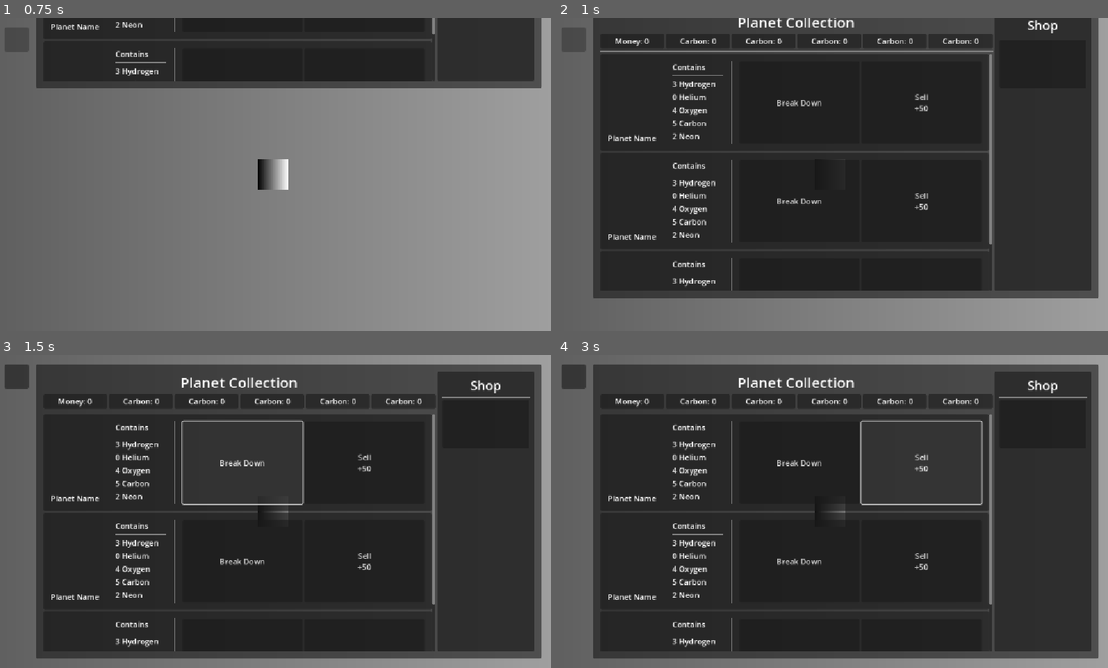
Above: before the commit, frames 1-4 (two rows, left to right).
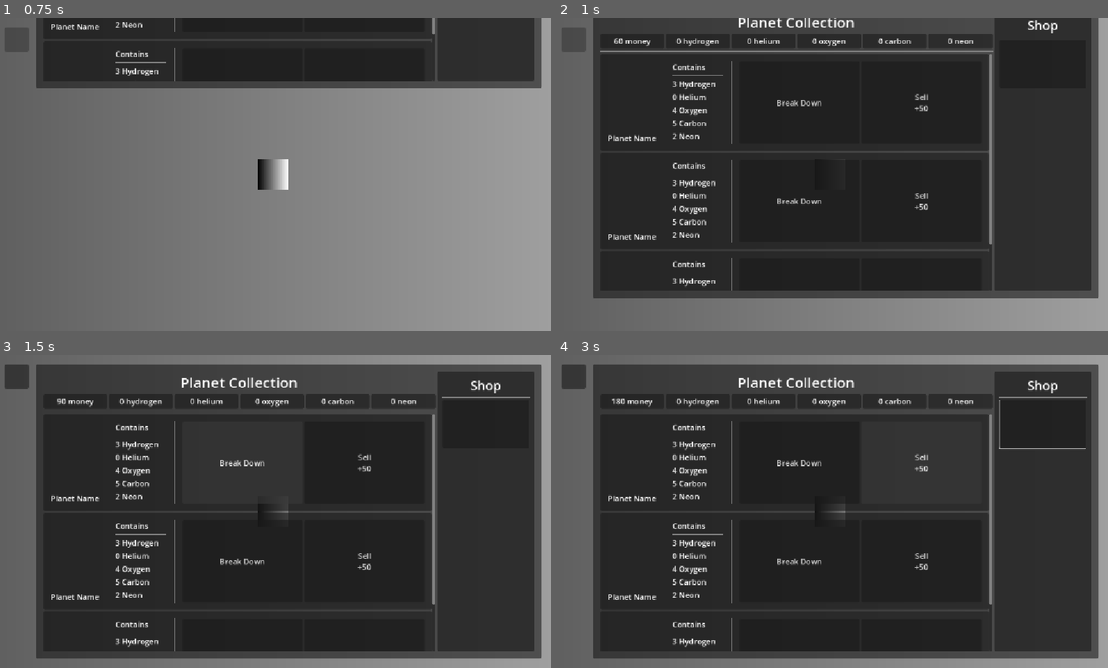
Above: after the commit, the same moments.

Repository: appellatebaton0/siege-7
Game: Godot game, scene res://scenes/main.tscn
The game is run twice, just before and just after one commit, with the same random seed, the same clock (stepped at 60 frames per second) and the same inputs.
Inputs (mouse positions are in pixels of both pictures, inside the frame that each line leads up to):
- Up to frame 1 (0.75 s): click (16, 39) at 0.5 s
- Up to frame 2 (1 s): no input
- Up to frame 3 (1.5 s): click "Break Down" at 1.25 s
- Up to frame 4 (3 s): click (1041, 423) at 2.02 s; click "Sell +50" at 2.75 s

Frame 1 is identical in both runs. In frame 2, 0.4% of the frame differs, in the area x 10-77%, y 6-9%; in frame 3, 0.9%; in frame 4, 1.0%, in the area x 9-96%, y 13-48%.

Commit message:
v0.8 - Accurate Menu Values
Made the money/element values on the menu accurately reflect what they should be, and even lerp to what they should be.

Diff:
--- a/project.godot
+++ b/project.godot
@@ -14,6 +14,10 @@
 run/main_scene="uid://cxeqhh6h3y3x4"
 config/features=PackedStringArray("4.5", "Forward Plus")
 config/icon="res://icon.svg"
+
+[autoload]
+
+Global="*res://scripts/global.gd"
 
 [display]
 
--- a/scenes/main.tscn
+++ b/scenes/main.tscn
@@ -1,10 +1,11 @@
-[gd_scene load_steps=18 format=3 uid="uid://cxeqhh6h3y3x4"]
+[gd_scene load_steps=19 format=3 uid="uid://cxeqhh6h3y3x4"]
 
 [ext_resource type="Script" uid="uid://dt4w43fklbmmx" path="res://scripts/player.gd" id="1_o5qli"]
 [ext_resource type="Script" uid="uid://cls3yti8p1cky" path="res://scripts/camera.gd" id="2_0wfyh"]
 [ext_resource type="Script" uid="uid://cbcfhipgni0wp" path="res://scripts/planet.gd" id="2_sugp2"]
 [ext_resource type="Script" uid="uid://b3fnuhhpqy63i" path="res://scripts/menu_button.gd" id="4_jyhfs"]
 [ext_resource type="PackedScene" uid="uid://bpc6htgewgatx" path="res://scenes/planet_entry.tscn" id="5_tbgi4"]
+[ext_resource type="Script" uid="uid://cueelmux5u415" path="res://scripts/tray.gd" id="5_tefeu"]
 
 [sub_resource type="Gradient" id="Gradient_sugp2"]
 
@@ -54,7 +55,7 @@
 tracks/1/type = "value"
 tracks/1/imported = false
 tracks/1/enabled = true
-tracks/1/path = NodePath("HUD/HBoxContainer/Control/Panel:position")
+tracks/1/path = NodePath("HUD/HBoxContainer/Tray/Panel:position")
 tracks/1/interp = 2
 tracks/1/loop_wrap = true
 tracks/1/keys = {
@@ -70,7 +71,7 @@
 tracks/0/type = "value"
 tracks/0/imported = false
 tracks/0/enabled = true
-tracks/0/path = NodePath("HUD/HBoxContainer/Control/Panel:position")
+tracks/0/path = NodePath("HUD/HBoxContainer/Tray/Panel:position")
 tracks/0/interp = 2
 tracks/0/loop_wrap = true
 tracks/0/keys = {
@@ -97,7 +98,7 @@
 tracks/0/type = "value"
 tracks/0/imported = false
 tracks/0/enabled = true
-tracks/0/path = NodePath("HUD/HBoxContainer/Control/Panel:position")
+tracks/0/path = NodePath("HUD/HBoxContainer/Tray/Panel:position")
 tracks/0/interp = 1
 tracks/0/loop_wrap = true
 tracks/0/keys = {
@@ -219,11 +220,12 @@
 script = ExtResource("4_jyhfs")
 animator = NodePath("../../../AnimationPlayer")
 
-[node name="Control" type="Control" parent="CanvasLayer/UI/HUD/HBoxContainer"]
-layout_mode = 2
-size_flags_horizontal = 3
-
-[node name="Panel" type="Panel" parent="CanvasLayer/UI/HUD/HBoxContainer/Control"]
+[node name="Tray" type="Control" parent="CanvasLayer/UI/HUD/HBoxContainer"]
+layout_mode = 2
+size_flags_horizontal = 3
+script = ExtResource("5_tefeu")
+
+[node name="Panel" type="Panel" parent="CanvasLayer/UI/HUD/HBoxContainer/Tray"]
 layout_mode = 1
 anchors_preset = 15
 anchor_right = 1.0
@@ -234,7 +236,7 @@
 grow_vertical = 2
 size_flags_horizontal = 3
 
-[node name="MarginContainer" type="MarginContainer" parent="CanvasLayer/UI/HUD/HBoxContainer/Control/Panel"]
+[node name="MarginContainer" type="MarginContainer" parent="CanvasLayer/UI/HUD/HBoxContainer/Tray/Panel"]
 layout_mode = 1
 anchors_preset = 15
 anchor_right = 1.0
@@ -246,138 +248,138 @@
 theme_override_constants/margin_right = 15
 theme_override_constants/margin_bottom = 15
 
-[node name="HBoxContainer" type="HBoxContainer" parent="CanvasLayer/UI/HUD/HBoxContainer/Control/Panel/MarginContainer"]
-layout_mode = 2
-
-[node name="Planets" type="VBoxContainer" parent="CanvasLayer/UI/HUD/HBoxContainer/Control/Panel/MarginContainer/HBoxContainer"]
-layout_mode = 2
-size_flags_horizontal = 3
-
-[node name="Title" type="Label" parent="CanvasLayer/UI/HUD/HBoxContainer/Control/Panel/MarginContainer/HBoxContainer/Planets"]
+[node name="HBoxContainer" type="HBoxContainer" parent="CanvasLayer/UI/HUD/HBoxContainer/Tray/Panel/MarginContainer"]
+layout_mode = 2
+
+[node name="Planets" type="VBoxContainer" parent="CanvasLayer/UI/HUD/HBoxContainer/Tray/Panel/MarginContainer/HBoxContainer"]
+layout_mode = 2
+size_flags_horizontal = 3
+
+[node name="Title" type="Label" parent="CanvasLayer/UI/HUD/HBoxContainer/Tray/Panel/MarginContainer/HBoxContainer/Planets"]
 layout_mode = 2
 size_flags_horizontal = 4
 theme_override_font_sizes/font_size = 30
 text = "Planet Collection"
 horizontal_alignment = 1
 
-[node name="ElementContainer" type="HBoxContainer" parent="CanvasLayer/UI/HUD/HBoxContainer/Control/Panel/MarginContainer/HBoxContainer/Planets"]
+[node name="ElementContainer" type="HBoxContainer" parent="CanvasLayer/UI/HUD/HBoxContainer/Tray/Panel/MarginContainer/HBoxContainer/Planets"]
 custom_minimum_size = Vector2(0, 30)
 layout_mode = 2
 size_flags_vertical = 0
 
-[node name="PanelContainer2" type="PanelContainer" parent="CanvasLayer/UI/HUD/HBoxContainer/Control/Panel/MarginContainer/HBoxContainer/Planets/ElementContainer"]
-layout_mode = 2
-size_flags_horizontal = 3
-
-[node name="Label" type="Label" parent="CanvasLayer/UI/HUD/HBoxContainer/Control/Panel/MarginContainer/HBoxContainer/Planets/ElementContainer/PanelContainer2"]
+[node name="PanelContainer2" type="PanelContainer" parent="CanvasLayer/UI/HUD/HBoxContainer/Tray/Panel/MarginContainer/HBoxContainer/Planets/ElementContainer"]
+layout_mode = 2
+size_flags_horizontal = 3
+
+[node name="Money" type="Label" parent="CanvasLayer/UI/HUD/HBoxContainer/Tray/Panel/MarginContainer/HBoxContainer/Planets/ElementContainer/PanelContainer2"]
 layout_mode = 2
 size_flags_horizontal = 4
 text = "Money: 0"
 
-[node name="PanelContainer7" type="PanelContainer" parent="CanvasLayer/UI/HUD/HBoxContainer/Control/Panel/MarginContainer/HBoxContainer/Planets/ElementContainer"]
-layout_mode = 2
-size_flags_horizontal = 3
-
-[node name="Label" type="Label" parent="CanvasLayer/UI/HUD/HBoxContainer/Control/Panel/MarginContainer/HBoxContainer/Planets/ElementContainer/PanelContainer7"]
+[node name="PanelContainer7" type="PanelContainer" parent="CanvasLayer/UI/HUD/HBoxContainer/Tray/Panel/MarginContainer/HBoxContainer/Planets/ElementContainer"]
+layout_mode = 2
+size_flags_horizontal = 3
+
+[node name="Hydrogen" type="Label" parent="CanvasLayer/UI/HUD/HBoxContainer/Tray/Panel/MarginContainer/HBoxContainer/Planets/ElementContainer/PanelContainer7"]
+layout_mode = 2
+size_flags_horizontal = 4
+text = "Hydrogen: 0"
+
+[node name="PanelContainer3" type="PanelContainer" parent="CanvasLayer/UI/HUD/HBoxContainer/Tray/Panel/MarginContainer/HBoxContainer/Planets/ElementContainer"]
+layout_mode = 2
+size_flags_horizontal = 3
+
+[node name="Helium" type="Label" parent="CanvasLayer/UI/HUD/HBoxContainer/Tray/Panel/MarginContainer/HBoxContainer/Planets/ElementContainer/PanelContainer3"]
+layout_mode = 2
+size_flags_horizontal = 4
+text = "Helium: 0"
+
+[node name="PanelContainer4" type="PanelContainer" parent="CanvasLayer/UI/HUD/HBoxContainer/Tray/Panel/MarginContainer/HBoxContainer/Planets/ElementContainer"]
+layout_mode = 2
+size_flags_horizontal = 3
+
+[node name="Oxygen" type="Label" parent="CanvasLayer/UI/HUD/HBoxContainer/Tray/Panel/MarginContainer/HBoxContainer/Planets/ElementContainer/PanelContainer4"]
+layout_mode = 2
+size_flags_horizontal = 4
+text = "Oxygen: 0"
+
+[node name="PanelContainer5" type="PanelContainer" parent="CanvasLayer/UI/HUD/HBoxContainer/Tray/Panel/MarginContainer/HBoxContainer/Planets/ElementContainer"]
+layout_mode = 2
+size_flags_horizontal = 3
+
+[node name="Carbon" type="Label" parent="CanvasLayer/UI/HUD/HBoxContainer/Tray/Panel/MarginContainer/HBoxContainer/Planets/ElementContainer/PanelContainer5"]
 layout_mode = 2
 size_flags_horizontal = 4
 text = "Carbon: 0"
 
-[node name="PanelContainer3" type="PanelContainer" parent="CanvasLayer/UI/HUD/HBoxContainer/Control/Panel/MarginContainer/HBoxContainer/Planets/ElementContainer"]
-layout_mode = 2
-size_flags_horizontal = 3
-
-[node name="Label" type="Label" parent="CanvasLayer/UI/HUD/HBoxContainer/Control/Panel/MarginContainer/HBoxContainer/Planets/ElementContainer/PanelContainer3"]
-layout_mode = 2
-size_flags_horizontal = 4
-text = "Carbon: 0"
-
-[node name="PanelContainer4" type="PanelContainer" parent="CanvasLayer/UI/HUD/HBoxContainer/Control/Panel/MarginContainer/HBoxContainer/Planets/ElementContainer"]
-layout_mode = 2
-size_flags_horizontal = 3
-
-[node name="Label" type="Label" parent="CanvasLayer/UI/HUD/HBoxContainer/Control/Panel/MarginContainer/HBoxContainer/Planets/ElementContainer/PanelContainer4"]
-layout_mode = 2
-size_flags_horizontal = 4
-text = "Carbon: 0"
-
-[node name="PanelContainer5" type="PanelContainer" parent="CanvasLayer/UI/HUD/HBoxContainer/Control/Panel/MarginContainer/HBoxContainer/Planets/ElementContainer"]
-layout_mode = 2
-size_flags_horizontal = 3
-
-[node name="Label" type="Label" parent="CanvasLayer/UI/HUD/HBoxContainer/Control/Panel/MarginContainer/HBoxContainer/Planets/ElementContainer/PanelContainer5"]
-layout_mode = 2
-size_flags_horizontal = 4
-text = "Carbon: 0"
-
-[node name="PanelContainer6" type="PanelContainer" parent="CanvasLayer/UI/HUD/HBoxContainer/Control/Panel/MarginContainer/HBoxContainer/Planets/ElementContainer"]
-layout_mode = 2
-size_flags_horizontal = 3
-
-[node name="Label" type="Label" parent="CanvasLayer/UI/HUD/HBoxContainer/Control/Panel/MarginContainer/HBoxContainer/Planets/ElementContainer/PanelContainer6"]
-layout_mode = 2
-size_flags_horizontal = 4
-text = "Carbon: 0"
-
-[node name="HSeparator" type="HSeparator" parent="CanvasLayer/UI/HUD/HBoxContainer/Control/Panel/MarginContainer/HBoxContainer/Planets"]
-layout_mode = 2
-
-[node name="ScrollContainer" type="ScrollContainer" parent="CanvasLayer/UI/HUD/HBoxContainer/Control/Panel/MarginContainer/HBoxContainer/Planets"]
-layout_mode = 2
-size_flags_vertical = 3
-
-[node name="PlanetContainer" type="VBoxContainer" parent="CanvasLayer/UI/HUD/HBoxContainer/Control/Panel/MarginContainer/HBoxContainer/Planets/ScrollContainer"]
-layout_mode = 2
-size_flags_horizontal = 3
-size_flags_vertical = 3
-
-[node name="Panel" parent="CanvasLayer/UI/HUD/HBoxContainer/Control/Panel/MarginContainer/HBoxContainer/Planets/ScrollContainer/PlanetContainer" instance=ExtResource("5_tbgi4")]
-layout_mode = 2
-
-[node name="Panel3" parent="CanvasLayer/UI/HUD/HBoxContainer/Control/Panel/MarginContainer/HBoxContainer/Planets/ScrollContainer/PlanetContainer" instance=ExtResource("5_tbgi4")]
-layout_mode = 2
-
-[node name="Panel2" parent="CanvasLayer/UI/HUD/HBoxContainer/Control/Panel/MarginContainer/HBoxContainer/Planets/ScrollContainer/PlanetContainer" instance=ExtResource("5_tbgi4")]
-layout_mode = 2
-
-[node name="Control" type="Control" parent="CanvasLayer/UI/HUD/HBoxContainer/Control/Panel/MarginContainer/HBoxContainer/Planets/ScrollContainer/PlanetContainer"]
-layout_mode = 2
-size_flags_vertical = 3
-
-[node name="Shop" type="PanelContainer" parent="CanvasLayer/UI/HUD/HBoxContainer/Control/Panel/MarginContainer/HBoxContainer"]
+[node name="PanelContainer6" type="PanelContainer" parent="CanvasLayer/UI/HUD/HBoxContainer/Tray/Panel/MarginContainer/HBoxContainer/Planets/ElementContainer"]
+layout_mode = 2
+size_flags_horizontal = 3
+
+[node name="Neon" type="Label" parent="CanvasLayer/UI/HUD/HBoxContainer/Tray/Panel/MarginContainer/HBoxContainer/Planets/ElementContainer/PanelContainer6"]
+layout_mode = 2
+size_flags_horizontal = 4
+text = "Neon: 0"
+
+[node name="HSeparator" type="HSeparator" parent="CanvasLayer/UI/HUD/HBoxContainer/Tray/Panel/MarginContainer/HBoxContainer/Planets"]
+layout_mode = 2
+
+[node name="ScrollContainer" type="ScrollContainer" parent="CanvasLayer/UI/HUD/HBoxContainer/Tray/Panel/MarginContainer/HBoxContainer/Planets"]
+layout_mode = 2
+size_flags_vertical = 3
+
+[node name="PlanetContainer" type="VBoxContainer" parent="CanvasLayer/UI/HUD/HBoxContainer/Tray/Panel/MarginContainer/HBoxContainer/Planets/ScrollContainer"]
+layout_mode = 2
+size_flags_horizontal = 3
+size_flags_vertical = 3
+
+[node name="Panel" parent="CanvasLayer/UI/HUD/HBoxContainer/Tray/Panel/MarginContainer/HBoxContainer/Planets/ScrollContainer/PlanetContainer" instance=ExtResource("5_tbgi4")]
+layout_mode = 2
+
+[node name="Panel3" parent="CanvasLayer/UI/HUD/HBoxContainer/Tray/Panel/MarginContainer/HBoxContainer/Planets/ScrollContainer/PlanetContainer" instance=ExtResource("5_tbgi4")]
+layout_mode = 2
+
+[node name="Panel2" parent="CanvasLayer/UI/HUD/HBoxContainer/Tray/Panel/MarginContainer/HBoxContainer/Planets/ScrollContainer/PlanetContainer" instance=ExtResource("5_tbgi4")]
+layout_mode = 2
+
+[node name="Control" type="Control" parent="CanvasLayer/UI/HUD/HBoxContainer/Tray/Panel/MarginContainer/HBoxContainer/Planets/ScrollContainer/PlanetContainer"]
+layout_mode = 2
+size_flags_vertical = 3
+
+[node name="Shop" type="PanelContainer" parent="CanvasLayer/UI/HUD/HBoxContainer/Tray/Panel/MarginContainer/HBoxContainer"]
 custom_minimum_size = Vector2(200, 0)
 layout_mode = 2
 size_flags_vertical = 3
 
-[node name="MarginContainer" type="MarginContainer" parent="CanvasLayer/UI/HUD/HBoxContainer/Control/Panel/MarginContainer/HBoxContainer/Shop"]
+[node name="MarginContainer" type="MarginContainer" parent="CanvasLayer/UI/HUD/HBoxContainer/Tray/Panel/MarginContainer/HBoxContainer/Shop"]
 layout_mode = 2
 theme_override_constants/margin_left = 10
 theme_override_constants/margin_top = 10
 theme_override_constants/margin_right = 10
 theme_override_constants/margin_bottom = 10
 
-[node name="VBoxContainer" type="VBoxContainer" parent="CanvasLayer/UI/HUD/HBoxContainer/Control/Panel/MarginContainer/HBoxContainer/Shop/MarginContainer"]
-layout_mode = 2
-
-[node name="Label" type="Label" parent="CanvasLayer/UI/HUD/HBoxContainer/Control/Panel/MarginContainer/HBoxContainer/Shop/MarginContainer/VBoxContainer"]
+[node name="VBoxContainer" type="VBoxContainer" parent="CanvasLayer/UI/HUD/HBoxContainer/Tray/Panel/MarginContainer/HBoxContainer/Shop/MarginContainer"]
+layout_mode = 2
+
+[node name="Label" type="Label" parent="CanvasLayer/UI/HUD/HBoxContainer/Tray/Panel/MarginContainer/HBoxContainer/Shop/MarginContainer/VBoxContainer"]
 layout_mode = 2
 theme_override_font_sizes/font_size = 26
 text = "Shop"
 horizontal_alignment = 1
 
-[node name="HSeparator" type="HSeparator" parent="CanvasLayer/UI/HUD/HBoxContainer/Control/Panel/MarginContainer/HBoxContainer/Shop/MarginContainer/VBoxContainer"]
-layout_mode = 2
-
-[node name="ScrollContainer" type="ScrollContainer" parent="CanvasLayer/UI/HUD/HBoxContainer/Control/Panel/MarginContainer/HBoxContainer/Shop/MarginContainer/VBoxContainer"]
-layout_mode = 2
-size_flags_vertical = 3
-
-[node name="ShopContainer" type="VBoxContainer" parent="CanvasLayer/UI/HUD/HBoxContainer/Control/Panel/MarginContainer/HBoxContainer/Shop/MarginContainer/VBoxContainer/ScrollContainer"]
-layout_mode = 2
-size_flags_horizontal = 3
-size_flags_vertical = 3
-
-[node name="Button" type="Button" parent="CanvasLayer/UI/HUD/HBoxContainer/Control/Panel/MarginContainer/HBoxContainer/Shop/MarginContainer/VBoxContainer/ScrollContainer/ShopContainer"]
+[node name="HSeparator" type="HSeparator" parent="CanvasLayer/UI/HUD/HBoxContainer/Tray/Panel/MarginContainer/HBoxContainer/Shop/MarginContainer/VBoxContainer"]
+layout_mode = 2
+
+[node name="ScrollContainer" type="ScrollContainer" parent="CanvasLayer/UI/HUD/HBoxContainer/Tray/Panel/MarginContainer/HBoxContainer/Shop/MarginContainer/VBoxContainer"]
+layout_mode = 2
+size_flags_vertical = 3
+
+[node name="ShopContainer" type="VBoxContainer" parent="CanvasLayer/UI/HUD/HBoxContainer/Tray/Panel/MarginContainer/HBoxContainer/Shop/MarginContainer/VBoxContainer/ScrollContainer"]
+layout_mode = 2
+size_flags_horizontal = 3
+size_flags_vertical = 3
+
+[node name="Button" type="Button" parent="CanvasLayer/UI/HUD/HBoxContainer/Tray/Panel/MarginContainer/HBoxContainer/Shop/MarginContainer/VBoxContainer/ScrollContainer/ShopContainer"]
 custom_minimum_size = Vector2(0, 100)
 layout_mode = 2
 
--- a/scenes/planet_entry.tscn
+++ b/scenes/planet_entry.tscn
@@ -101,11 +101,13 @@
 layout_mode = 2
 size_flags_horizontal = 3
 size_flags_vertical = 3
+focus_mode = 0
 text = "Break Down"
 
 [node name="Button2" type="Button" parent="MarginContainer/HBoxContainer/Options"]
 layout_mode = 2
 size_flags_horizontal = 3
 size_flags_vertical = 3
+focus_mode = 0
 text = "Sell
 +0"
--- /dev/null
+++ b/scripts/global.gd
@@ -0,0 +1,21 @@
+extends Node
+
+@warning_ignore("unused_signal")
+signal updated_contents
+
+var money := 500
+
+var hydrogen := 0
+var helium := 0
+var oxygen := 0
+var carbon := 0
+var neon := 0
+
+## Changes a value by an amount and updates anything
+## relying on it.
+func change_contents(value:String, by:int):
+	set(value, get(value) + by)
+	updated_contents.emit()
+
+func _ready() -> void:
+	updated_contents.emit()
--- /dev/null
+++ b/scripts/tray.gd
@@ -0,0 +1,31 @@
+class_name Tray extends Control
+
+@onready var goal_values:Dictionary[String,Dictionary] = {
+	"money": {"goal":0, "value": 0, "node": $Panel/MarginContainer/HBoxContainer/Planets/ElementContainer/PanelContainer2/Money},
+	"hydrogen": {"goal":0, "value": 0, "node": $Panel/MarginContainer/HBoxContainer/Planets/ElementContainer/PanelContainer7/Hydrogen},
+	"helium": {"goal":0, "value": 0, "node": $Panel/MarginContainer/HBoxContainer/Planets/ElementContainer/PanelContainer3/Helium},
+	"oxygen": {"goal":0, "value": 0, "node": $Panel/MarginContainer/HBoxContainer/Planets/ElementContainer/PanelContainer4/Oxygen},
+	"carbon": {"goal":0, "value": 0, "node": $Panel/MarginContainer/HBoxContainer/Planets/ElementContainer/PanelContainer5/Carbon},
+	"neon": {"goal":0, "value": 0, "node": $Panel/MarginContainer/HBoxContainer/Planets/ElementContainer/PanelContainer6/Neon},
+}
+
+func _ready() -> void:
+	Global.updated_contents.connect(_on_updated_contents)
+	_on_updated_contents()
+
+func lerp_content_values() -> void:
+	for value in goal_values.keys():
+		var dict = goal_values[value]
+
+		dict["value"] = int(move_toward(dict["value"], dict["goal"], 1))
+
+		dict["node"].text = str(dict["value"]) + " "+ value
+
+
+func _process(_delta: float) -> void:
+	lerp_content_values()
+	pass
+
+func _on_updated_contents() -> void:
+	for value in goal_values.keys():
+		goal_values[value]["goal"] = Global.get(value)
Not shown, added: scripts/global.gd.uid
Not shown, added: scripts/tray.gd.uid
